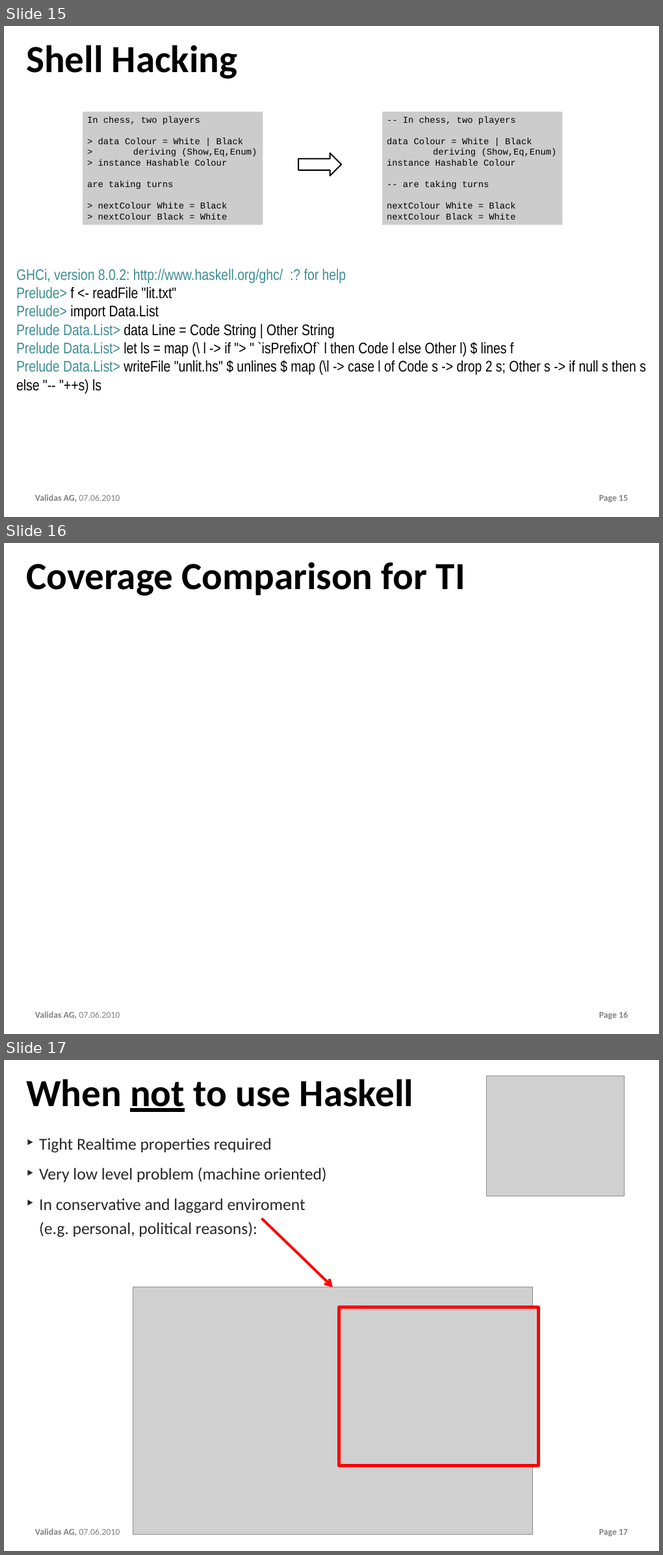
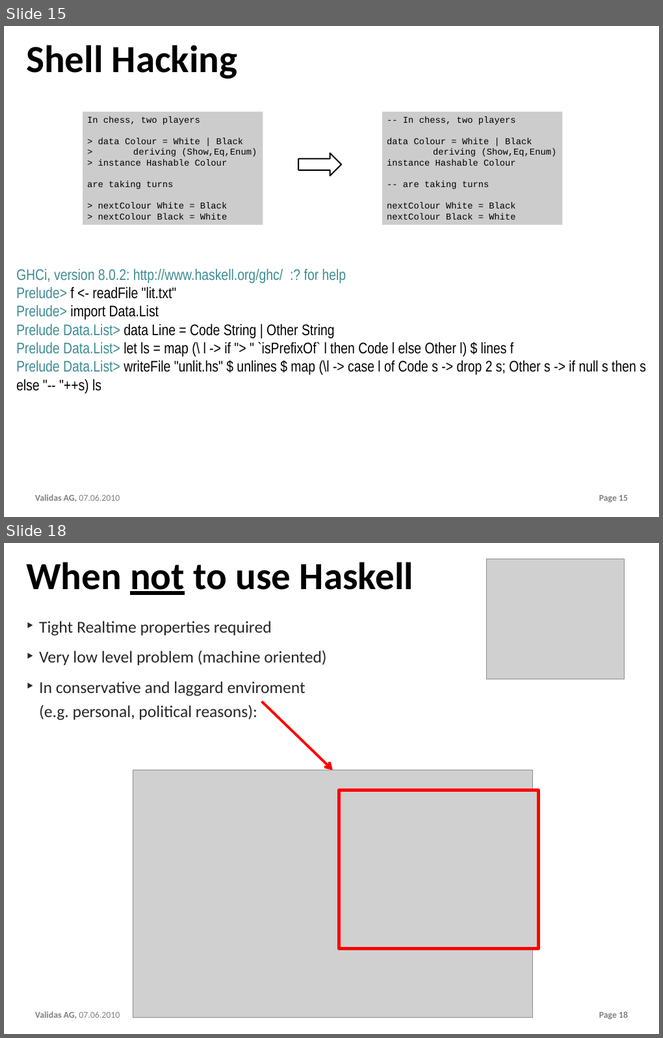
Before and after one commit to theoremprover/chess, a slide deck: ppt/Chess200.pptx. Shown one above the other, each under a label of ours: slides 15, 16 and 17 before the commit, slides 15 and 18 after it; the slides between them are not shown. The pictures are 663x1555 and 663x1038 pixels, drawn with LibreOffice and Linux fonts; fonts in the diff are those of the drawing; grey boxes stand for pictures; background and template pictures are left out. Boxes give left, top, right and bottom in pixels: in the first picture for what was removed or moved away, otherwise in the second. Text is boxed around its words. In the diff, an @@ line names an element or a change of style, - is before the commit and + after.

```diff
--- a/ppt/Chess200.pptx
+++ b/ppt/Chess200.pptx
@@ slide 16 removed at box(4, 543, 659, 1034), background #FFFFFF; not listed: 2 template elements that a slide beside it also shows @@
@@ title removed at box(26, 562, 466, 596) @@
-Coverage Comparison for TI
@@ what was slide 17 is now slide 18 @@
@@ page number at box(599, 1012, 628, 1019): text changed @@
-Page 17
+Page 18
```
Also in this commit, not shown: 1 slide changed, 2 slides added.
